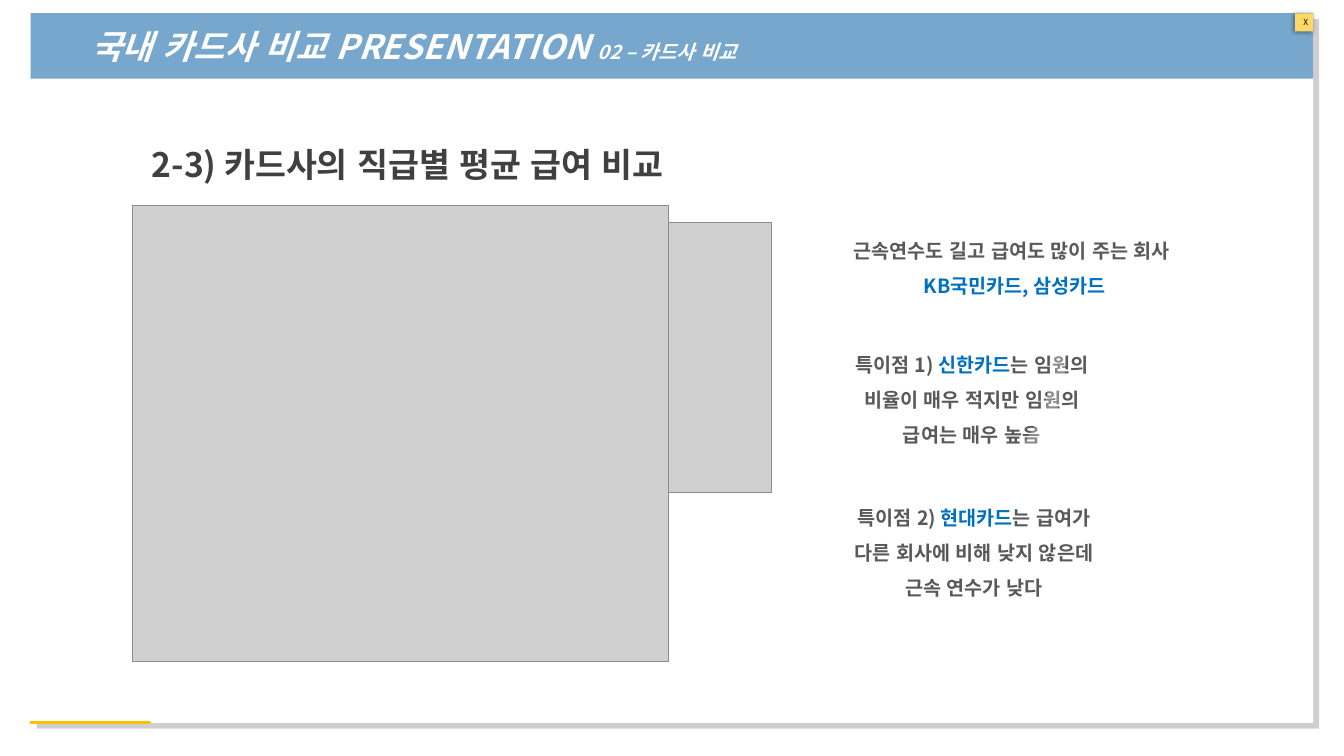
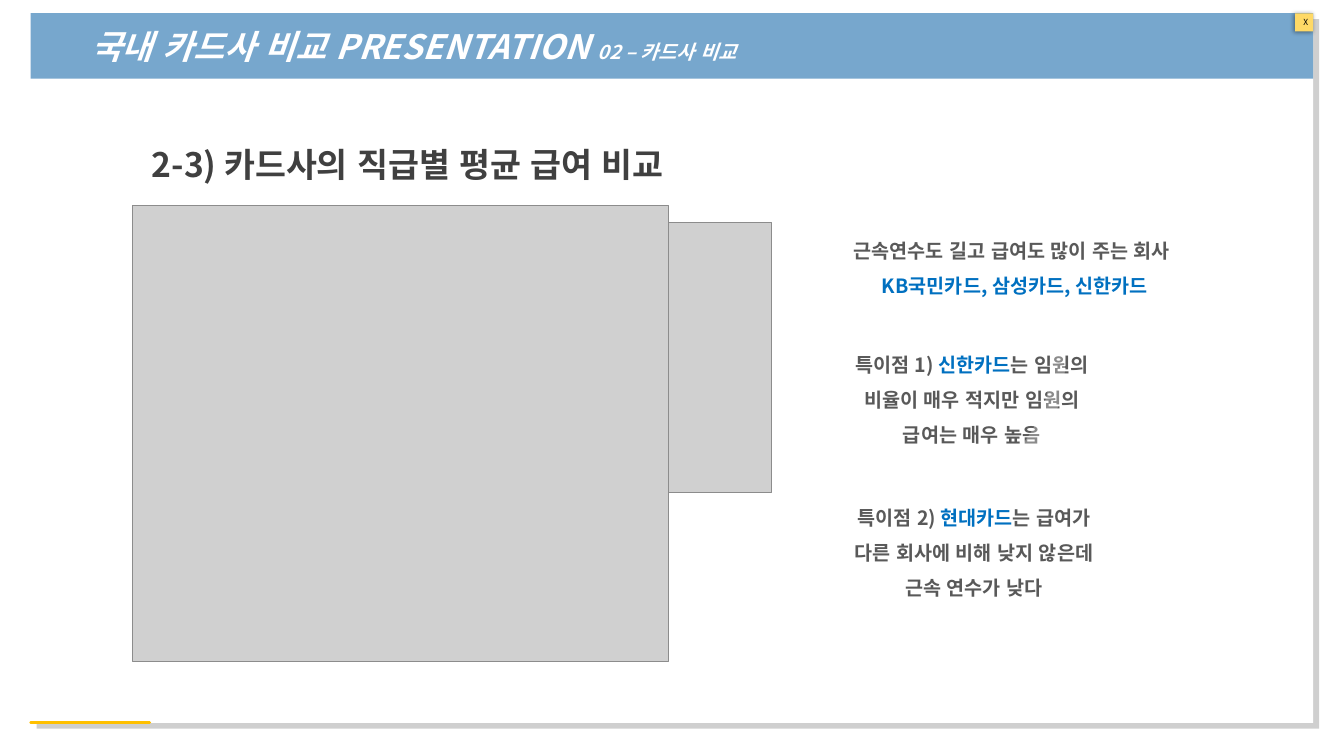
Before and after one commit to yeonji0-0/-22-01-24-, a slide deck: slide 10 of 개인 EDA 프레젠테이션.pptx. Drawn at 1344x756 pixels with LibreOffice and Linux fonts; fonts in the diff are those of the drawing; grey boxes stand for pictures. Boxes give left, top, right and bottom in pixels: in the first picture for what was removed or moved away, otherwise in the second. Text is boxed around its words. In the diff, an @@ line names an element or a change of style, - is before the commit and + after.

```diff
--- a/개인 EDA 프레젠테이션.pptx
+++ b/개인 EDA 프레젠테이션.pptx
@@ text at (882,276,1147,297): text changed @@
-KB국민카드, 삼성카드
+KB국민카드, 삼성카드, 신한카드
```
Also in this commit, not shown: 6 other slides changed, 4 slides removed, 15 other files.
